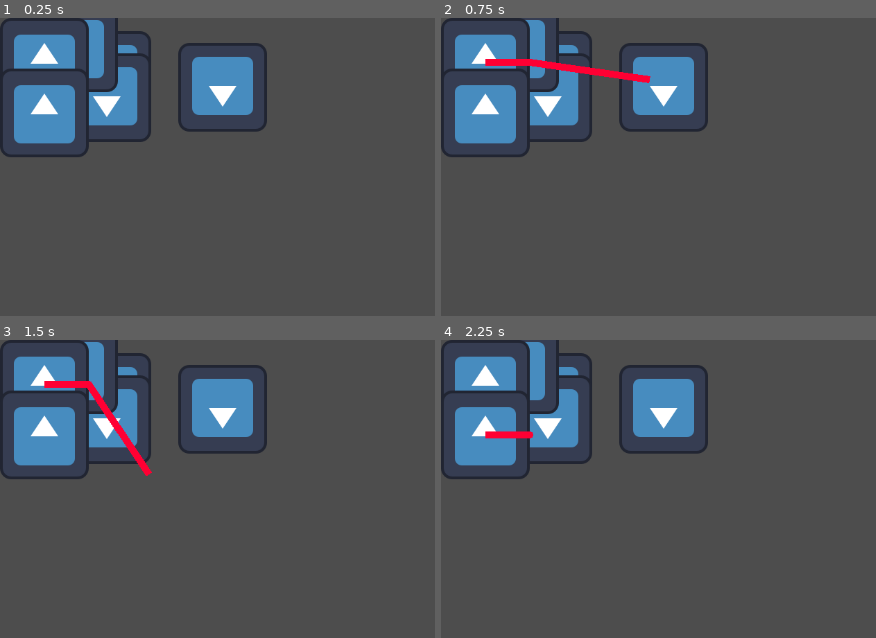
Above: before the commit, frames 1-4 (two rows, left to right).
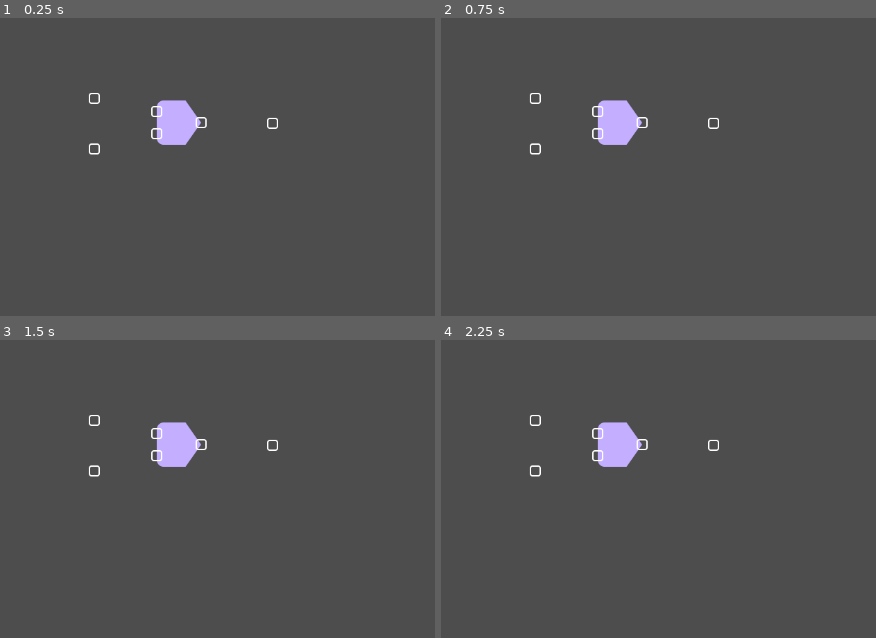
Above: after the commit, the same moments.

Repository: CUGG-2025-Puzzlers/detective-shrimp
Game: Godot game, scene res://scenes/casette_puzzle/gate_tests.tscn
Same seed, same stepped clock (60 frames per second), same inputs: the game is played once before the commit and once after it. This scene is started directly instead of the project's main scene. The engine's default icon, where the game draws it, is replaced by a stand-in: a white triangle on a blue panel in a dark square.
Inputs (mouse positions are in pixels of both pictures, inside the frame that each line leads up to):
- Up to frame 1 (0.25 s): no input
- Up to frame 2 (0.75 s): tap Enter at 0.5 s; drag from (514, 47) to (outside the picture) at 0.52 s
- Up to frame 3 (1.5 s): drag from (43, 384) to (outside the picture) at 1.27 s
- Up to frame 4 (2.25 s): move the mouse to (484, 435) at 2.02 s; click (484, 435) at 2.17 s

The runs differ from the first frame. In frame 1, 14% of the frame differs, in the area x 0-64%, y 0-47%; in frame 2, 14%; in frame 3, 14%; in frame 4, 14%.

Commit message:
Changed textures to new placeholders and fixed sizing

Diff:
--- a/scenes/casette_puzzle/gate_input.tscn
+++ b/scenes/casette_puzzle/gate_input.tscn
@@ -1,11 +1,11 @@
 [gd_scene load_steps=3 format=3 uid="uid://d1r8sisc3ep03"]
 
 [ext_resource type="Script" uid="uid://rj83i8vfgccq" path="res://scripts/casette_puzzle/gate_input.gd" id="1_ab1gx"]
-[ext_resource type="Texture2D" uid="uid://c0x4p2j8v550h" path="res://icon.svg" id="1_b4186"]
+[ext_resource type="Texture2D" uid="uid://5xb07g7w2c2t" path="res://textures/gate_io.png" id="1_b4186"]
 
 [node name="Gate Input" type="TextureRect"]
-offset_right = 40.0
-offset_bottom = 40.0
+offset_right = 16.0
+offset_bottom = 16.0
 texture = ExtResource("1_b4186")
 flip_v = true
 script = ExtResource("1_ab1gx")
--- a/scenes/casette_puzzle/gate_tests.tscn
+++ b/scenes/casette_puzzle/gate_tests.tscn
@@ -7,19 +7,29 @@
 [node name="Gate Tests" type="Node2D"]
 
 [node name="AND Gate" parent="." instance=ExtResource("1_icp3b")]
-offset_left = 98.0
-offset_top = 11.0
-offset_right = 162.0
-offset_bottom = 75.0
+offset_left = 226.0
+offset_top = 119.0
+offset_right = 290.0
+offset_bottom = 183.0
+metadata/_edit_use_anchors_ = true
 
 [node name="Wire" parent="." instance=ExtResource("2_x2hrl")]
+offset_left = 128.0
+offset_top = 108.0
+offset_right = 144.0
+offset_bottom = 124.0
+metadata/_edit_use_anchors_ = true
 
 [node name="Wire2" parent="." instance=ExtResource("2_x2hrl")]
-offset_top = 73.0
-offset_bottom = 89.0
+offset_left = 128.0
+offset_top = 181.0
+offset_right = 144.0
+offset_bottom = 197.0
+metadata/_edit_use_anchors_ = true
 
 [node name="Gate Input" parent="." instance=ExtResource("3_3hsje")]
-offset_left = 257.0
-offset_top = 36.0
-offset_right = 273.0
-offset_bottom = 52.0
+offset_left = 385.0
+offset_top = 144.0
+offset_right = 401.0
+offset_bottom = 160.0
+metadata/_edit_use_anchors_ = true
--- a/scenes/casette_puzzle/wire.tscn
+++ b/scenes/casette_puzzle/wire.tscn
@@ -1,13 +1,13 @@
 [gd_scene load_steps=4 format=3 uid="uid://d3h5vir0t0o3f"]
 
-[ext_resource type="Texture2D" uid="uid://c0x4p2j8v550h" path="res://icon.svg" id="1_4fwlv"]
 [ext_resource type="Script" uid="uid://d0b47de8jja0m" path="res://scripts/casette_puzzle/wire.gd" id="1_210fl"]
+[ext_resource type="Texture2D" uid="uid://5xb07g7w2c2t" path="res://textures/gate_io.png" id="1_o6qwa"]
 [ext_resource type="Script" uid="uid://0i8jyhin82vu" path="res://scripts/casette_puzzle/wire_line.gd" id="3_o6qwa"]
 
 [node name="Wire" type="TextureRect"]
-offset_right = 30.0
-offset_bottom = 30.0
-texture = ExtResource("1_4fwlv")
+offset_right = 16.0
+offset_bottom = 16.0
+texture = ExtResource("1_o6qwa")
 script = ExtResource("1_210fl")
 max_length = 500
 
